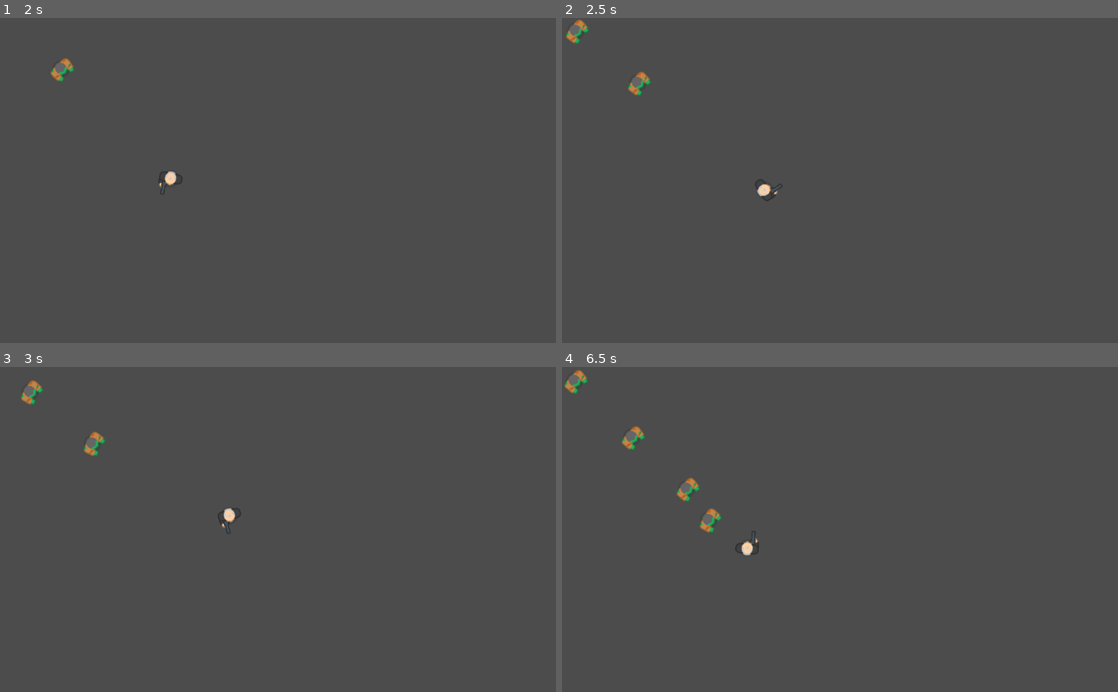
Above: before the commit, frames 1-4 (two rows, left to right).
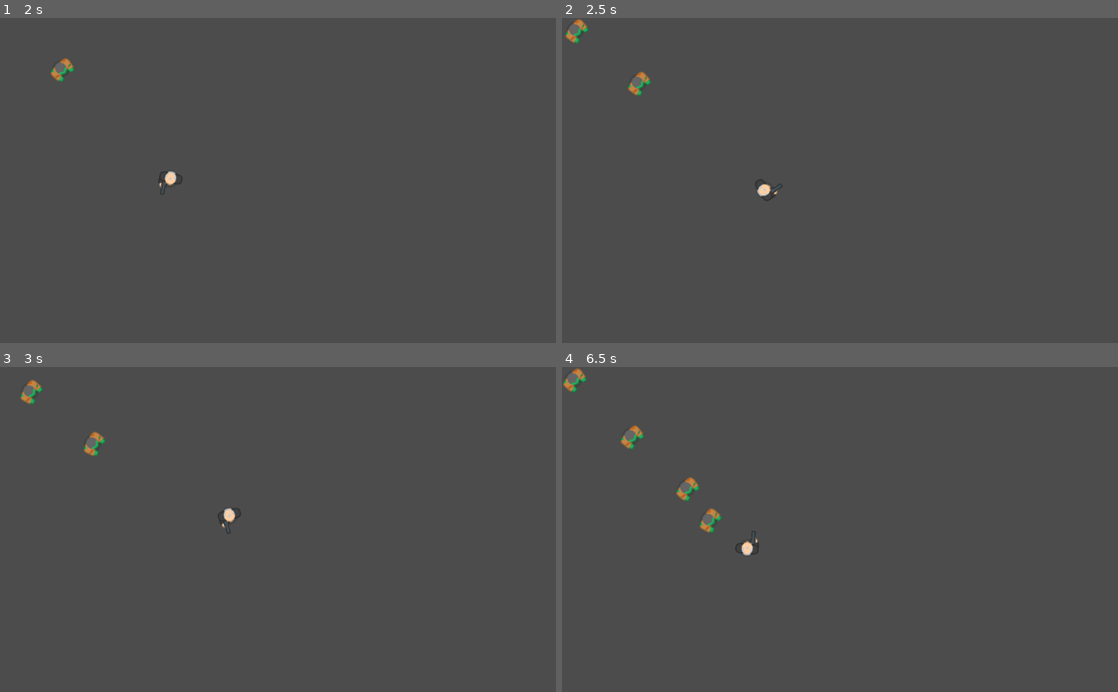
Above: after the commit, the same moments.

Repository: oscaralonsob/gdZombieSurvivors
Game: Godot game, scene res://game.tscn
Same seed, same stepped clock (60 frames per second), same inputs: the game is played once before the commit and once after it.
Inputs (mouse positions are in pixels of both pictures, inside the frame that each line leads up to):
- Up to frame 1 (2 s): move the mouse to (400, 164) at 0.52 s; hold Right (ui_right) 0.53-1.28 s; move the mouse to (166, 196) at 1.27 s; hold Down (ui_down) from 1.28 s (still down)
- Up to frame 2 (2.5 s): move the mouse to (895, 109) at 2.02 s; release Down (ui_down) at 2.03 s; hold Right (ui_right) from 2.03 s (still down)
- Up to frame 3 (3 s): move the mouse to (250, 594) at 2.77 s; release Right (ui_right) at 2.78 s; hold Up (ui_up) from 2.78 s (still down)
- Up to frame 4 (6.5 s): move the mouse to (1006, 578) at 3.52 s; release Up (ui_up) at 3.53 s; hold Left (ui_left) 3.53-5.03 s; move the mouse to (673, 480) at 4.27 s; move the mouse to (867, 529) at 5.02 s; hold Down (ui_down) 5.03-5.78 s; move the mouse to (756, 448) at 5.77 s; hold Right (ui_right) from 5.78 s (still down)

Frame 1 is identical in both runs. In frame 2, less than 0.1% of the frame differs, in the area x 0-5%, y 0-8%; in frame 3, less than 0.1%; in frame 4, 0.3%, in the area x 0-25%, y 0-42%.

Commit message:
feat: CDhelper improved

Diff:
--- a/godot/helper/CDHelper.gd
+++ /dev/null
@@ -1,22 +0,0 @@
-class_name CDHelper
-
-
-var _cd: float = 0
-var _current_cd: float = 0
-
-
-func _init(cd: float) -> void:
-	_cd = cd
-
-
-func put_on_cd() -> void:
-	_current_cd = _cd
-
-
-func update(delta: float) -> void:
-	if is_in_cd():
-		_current_cd -= delta
-
-
-func is_in_cd() -> bool:
-	return _current_cd > 0
--- /dev/null
+++ b/godot/helper/scene/CDHelper.tscn
@@ -0,0 +1,6 @@
+[gd_scene load_steps=2 format=2]
+
+[ext_resource path="res://helper/script/CDHelper.gd" type="Script" id=1]
+
+[node name="CDHelper" type="Node2D"]
+script = ExtResource( 1 )
--- /dev/null
+++ b/godot/helper/script/CDHelper.gd
@@ -0,0 +1,35 @@
+extends Node2D
+class_name CDHelper
+#TODO: create a CDHelper (loop, this one) and a timerHelper (non loop, just once)
+
+
+var _cd: float = 0
+var _current_cd: float = 0
+var _func_ref: FuncRef
+var _is_loop: bool
+
+
+func init(cd: float, parent: Node2D, func_name: String, is_loop: bool = true) -> void:
+	parent.add_child(self)
+
+	_func_ref = funcref(parent, func_name)
+	_cd = cd
+	_is_loop = is_loop
+
+
+func put_on_cd() -> void:
+	_current_cd = _cd
+
+
+func _is_in_cd() -> bool:
+	return _current_cd > 0
+
+
+func _process(delta: float) -> void:
+	if _is_in_cd():
+		_current_cd -= delta
+	else:
+		_func_ref.call_func()
+
+		if _is_loop:
+			put_on_cd()
--- a/godot/player/script/Player.gd
+++ b/godot/player/script/Player.gd
@@ -10,10 +10,15 @@
 
 onready var _gun_position: Position2D = $GunPosition
 onready var _animated_sprite: AnimatedSprite = $AnimatedSprite
+onready var _immunity_cd: CDHelper = preload("res://helper/scene/CDHelper.tscn").instance()
 
 
 var _current_health: int = HEALTH
-var _inmunity_cd: CDHelper = CDHelper.new(0.5)
+var _is_immune: bool = false
+
+
+func _ready() -> void:
+	_immunity_cd.init(0.5, self, "disable_immunity", false)
 
 
 func _unhandled_input(event) -> void:
@@ -25,7 +30,6 @@
 	var vector_movement: Vector2 = _get_movement_input()
 	_process_movement(vector_movement, delta)
 	_process_rotation()
-	_update_cds(delta)
 
 
 func _get_movement_input() -> Vector2:
@@ -63,14 +67,19 @@
 	bullet.global_position = _gun_position.global_position
 
 
-func _update_cds(delta: float) -> void:
-	_inmunity_cd.update(delta)
-
-
 func recieve_zombie_damage(damage: int) -> void:
-	if !_inmunity_cd.is_in_cd():
-		_inmunity_cd.put_on_cd()
+	if !_is_immune:
 		_current_health -= damage
+		enable_immunity()
 
 		if _current_health <= 0:
 			queue_free()
+
+
+func enable_immunity() -> void:
+	_is_immune = true
+	_immunity_cd.put_on_cd()
+
+
+func disable_immunity() -> void:
+	_is_immune = false
--- a/godot/project.godot
+++ b/godot/project.godot
@@ -9,10 +9,10 @@
 config_version=4
 
 _global_script_classes=[ {
-"base": "Reference",
+"base": "Node2D",
 "class": "CDHelper",
 "language": "GDScript",
-"path": "res://helper/CDHelper.gd"
+"path": "res://helper/script/CDHelper.gd"
 } ]
 _global_script_class_icons={
 "CDHelper": ""
--- a/godot/zombie/script/ZombieSpawner.gd
+++ b/godot/zombie/script/ZombieSpawner.gd
@@ -3,12 +3,17 @@
 
 export(PackedScene) var zombie_scene
 
-var _spawner_cd: CDHelper = CDHelper.new(2)
 
-func _process(delta)-> void:
-	_spawner_cd.update(delta)
+onready var _spawner_cd: CDHelper = preload("res://helper/scene/CDHelper.tscn").instance()
 
-	if !_spawner_cd.is_in_cd():
-		var zombie: KinematicBody2D = zombie_scene.instance()
-		get_parent().add_child(zombie)
-		_spawner_cd.put_on_cd()
+
+func _ready() -> void:
+	_spawner_cd.init(2, self, "_spawn")
+
+
+func _spawn()-> void:
+	var zombie: KinematicBody2D = zombie_scene.instance()
+	get_parent().add_child(zombie)
+
+
+# TODO: get randomly points outside the screen and spawn there
